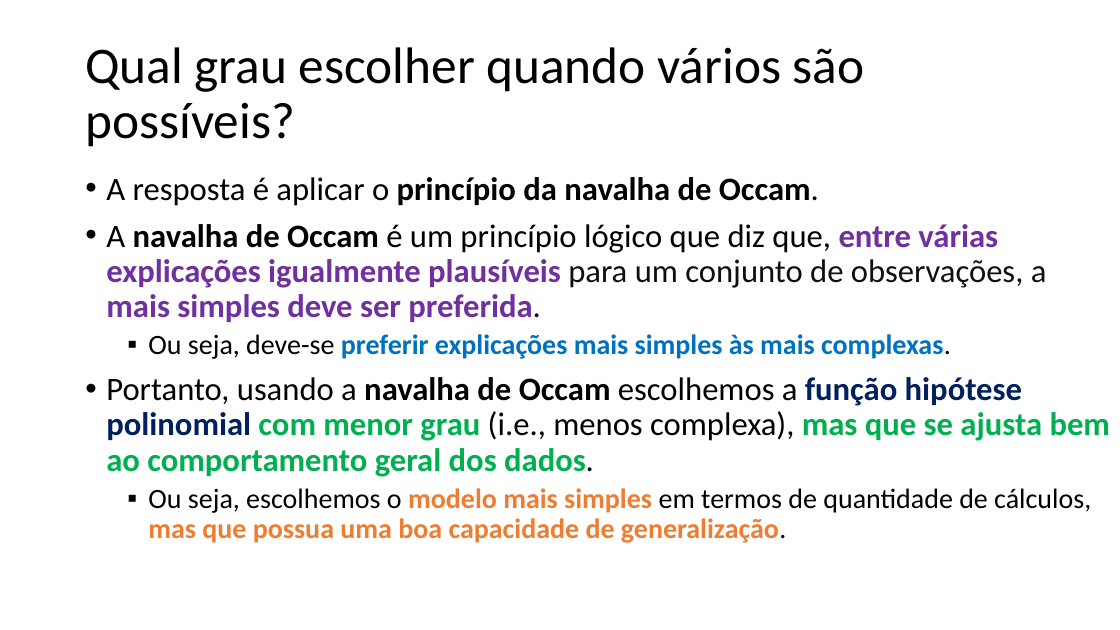
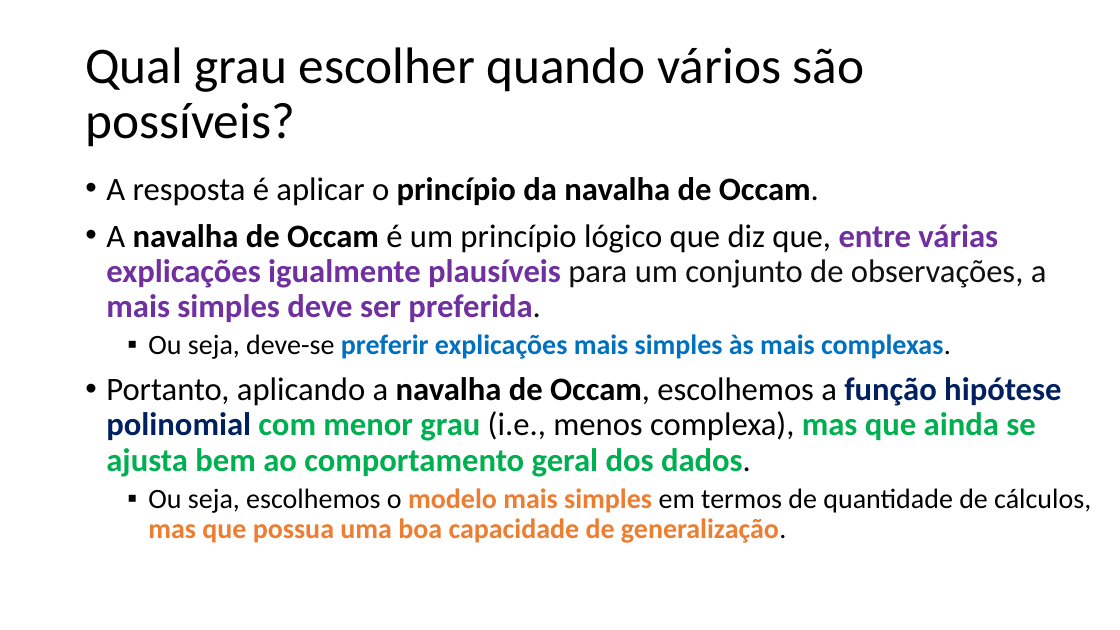
Before and after one commit to zz4fap/c24_inteligencia_artificial, a slide deck: slide 79 of slides/C24_Regressão.pptx. Drawn at 1120x630 pixels with LibreOffice and Linux fonts; fonts in the diff are those of the drawing. Boxes give left, top, right and bottom in pixels: in the first picture for what was removed or moved away, otherwise in the second. Text is boxed around its words. In the diff, an @@ line names an element or a change of style, - is before the commit and + after.

```diff
--- a/slides/C24_Regressão.pptx
+++ b/slides/C24_Regressão.pptx
@@ text at (106, 377, 1061, 477): text changed @@
-• Portanto, usando a navalha de Occam escolhemos a função hipótese polinomial com menor grau (i.e., menos complexa), mas que se ajusta bem ao comportamento geral dos dados.
+• Portanto, aplicando a navalha de Occam, escolhemos a função hipótese polinomial com menor grau (i.e., menos complexa), mas que ainda se ajusta bem ao comportamento geral dos dados.
```
Also in this commit, not shown: 20 other slides changed, 2 other files.
